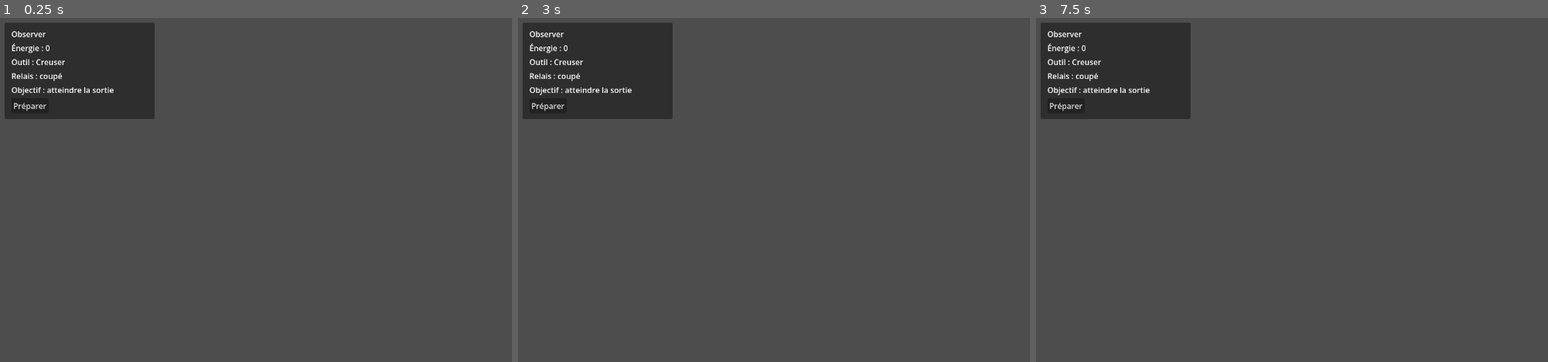
Above: before the commit, frames 1-3 (left to right).
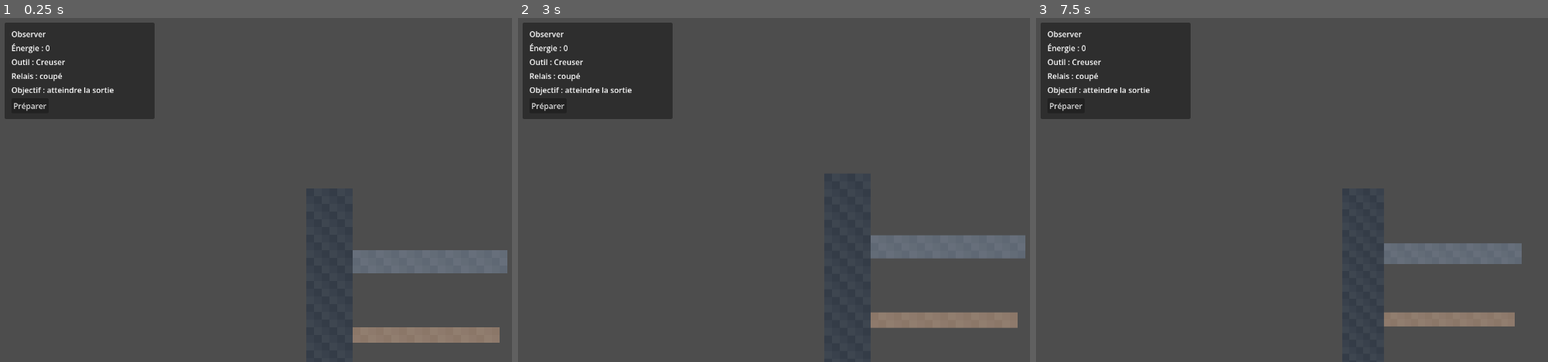
Above: after the commit, the same moments.

Repository: devjonathan1999-del/Project-Digger
Game: Godot game, scene res://scenes/main.tscn
The game is run twice, just before and just after one commit, with the same random seed, the same clock (stepped at 60 frames per second) and the same inputs.
Inputs (mouse positions are in pixels of both pictures, inside the frame that each line leads up to):
- Up to frame 1 (0.25 s): no input
- Up to frame 2 (3 s): click "Préparer" at 0.5 s; click "Préparer" at 1.25 s; click "Préparer" at 2 s; tap Enter (trigger_action) at 2.75 s; move the mouse to (958, 172) at 2.77 s; tap Down (camera_down) at 2.85 s; click (958, 172) at 2.92 s
- Up to frame 3 (7.5 s): tap Space (prepare_action) at 3.5, 5, 6.5 s; drag from (1220, 207) to (1312, 258) at 3.52 s; tap Enter (trigger_action) at 4.25, 5.75 s; move the mouse to (1404, 110) at 4.27 s; hold Middle mouse button (camera_pan) 4.28-5 s; click (1404, 110) at 4.42 s; drag from (1312, 258) to (1158, 134) at 5.02 s; move the mouse to (1527, 241) at 5.77 s; tap Up (camera_up) at 5.85 s; click (1527, 241) at 5.92 s; drag from (1158, 134) to (1251, 100) at 6.52 s; move the mouse to (1373, 190) at 7.27 s; hold Mouse wheel down (camera_zoom_out) from 7.28 s (still down); click (1373, 190) at 7.42 s

The runs differ from the first frame. In frame 1, 4.8% of the frame differs, in the area x 59-100%, y 49-100%; in frame 2, 4.8%; in frame 3, 3.9%.
Error before the commit: Parse Error: Could not find type "HUD" in the current scope. (res://src/vertical_slice.gd:6)
Error after the commit: Invalid call. Nonexistent function 'set_focus_cell' in base 'Camera2D (GameCamera)'. (res://src/vertical_slice.gd:25)

Commit message:
fix: align vertical slice with DiggerHUD API

Diff:
--- a/src/vertical_slice.gd
+++ b/src/vertical_slice.gd
@@ -3,7 +3,7 @@
 @onready var terrain_renderer: TerrainRenderer = $TerrainRenderer
 @onready var game_camera: GameCamera = $GameCamera
 @onready var game_input: GameInput = $GameInput
-@onready var hud: HUD = $HUD
+@onready var hud: DiggerHUD = $HUD
 
 var model: TerrainModel
 var controller: SimulationController
@@ -48,7 +48,7 @@
     hud.set_energy(controller.cycle_energy)
     hud.set_tool(game_input.active_tool)
     hud.set_relay_connected(controller.relay_connected)
-    hud.set_objective("atteindre la sortie")
+    hud.set_objective_text("Objectif : atteindre la sortie")
 
 func _on_prepare_requested() -> void:
     if controller.enter_prepare():
